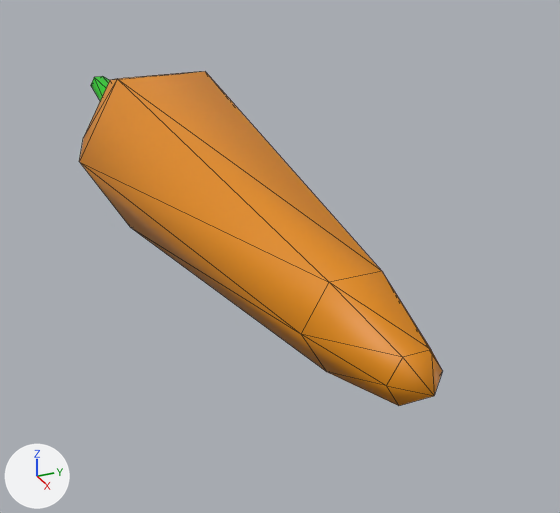
An edit to the glTF model Models/Ingredientts/Carrot.glb, drawn before and after from the same camera.
One viewpoint serves both versions: a camera (50 mm lens) standing at (0.1071, -0.0365, 0.0403) and looking at (0.0099, 0.0072, -0.0083). Every picture has the same lights, and +X, +Y and +Z are marked at lower left. Mesh edges are drawn as thin lines. Where no turn or scale is listed for an object, it has been applied to the vertices. Vertices at the same position are counted once.

The first picture shows 'Carrot'.
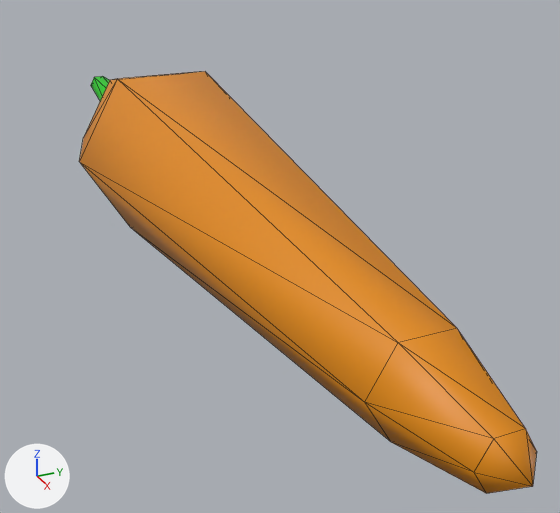
The newer file is also rescaled (x2.644), turned or shifted as a whole; pictures and numbers use the older file's frame.

Boxes [x1, y1, x2, y2] around the edits, measured in the pictures (560 x 513 px):
'Carrot', reshaped (26% wider, 26% taller): before [79, 71, 442, 406]; after [79, 71, 537, 494]

Edits to the bpy script that builds the scene:
```text
Change me_cone:
    where me_cone.from_pydata(...)  # 39 vertices, 78 faces; spans x -0.0675..0.0596, y -0.0155..0.0155, z -0.0134..0.0134
    used by ob_carrot; location = (0.0, 0.0, 0.0)
    me_cone part 1: all 13 vertices in x 0.0449..0.0596, y -0.0062..0.0062, z -0.0054..0.0054 are moved by (0.013, 0.0, 0.0)
```
